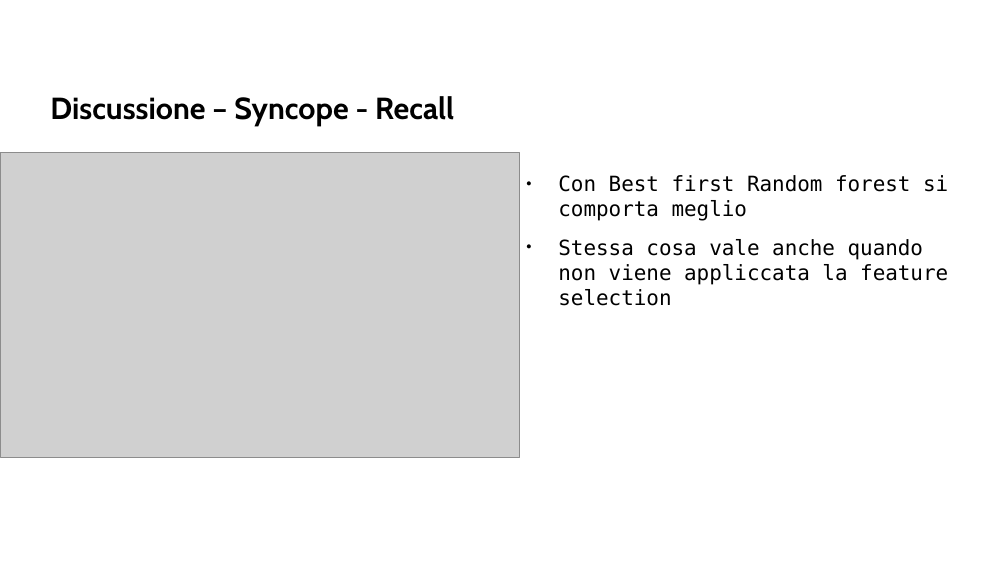
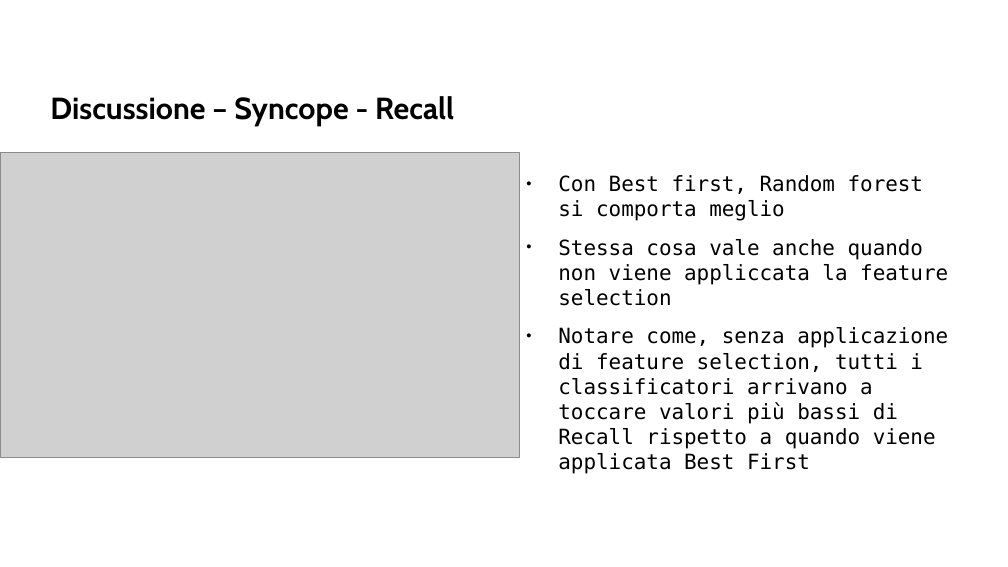
Before and after one commit to AlessDea/ISW2_milestone2, a slide deck: slide 19 of presentazione/isw2_ml.odp. Drawn at 1008x567 pixels with LibreOffice and Linux fonts; fonts in the diff are those of the drawing; grey boxes stand for pictures; background and template pictures are left out. Boxes give left, top, right and bottom in pixels: in the first picture for what was removed or moved away, otherwise in the second. Text is boxed around its words. In the diff, an @@ line names an element or a change of style, - is before the commit and + after.

```diff
--- a/presentazione/isw2_ml.odp
+++ b/presentazione/isw2_ml.odp
@@ text at (x1=558, y1=175, x2=923, y2=221): text changed @@
-● Con Best first Random forest si comporta meglio
+● Con Best first, Random forest si comporta meglio
@@ text at (x1=558, y1=327, x2=948, y2=474): paragraph added @@
+● Notare come, senza applicazione di feature selection, tutti i classificatori arrivano a toccare valori più bassi di Recall rispetto a quando viene applicata Best First
```
Also in this commit, not shown: 13 other slides changed, 4 slides added, 3 slides removed, 2 other files.
